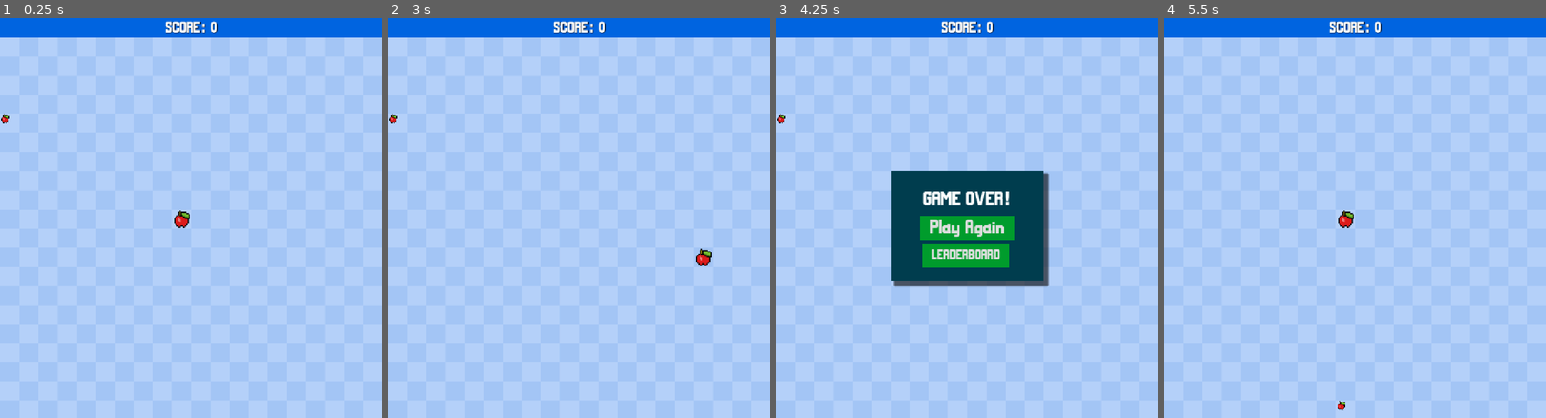
Above: before the commit, frames 1-4 (left to right).
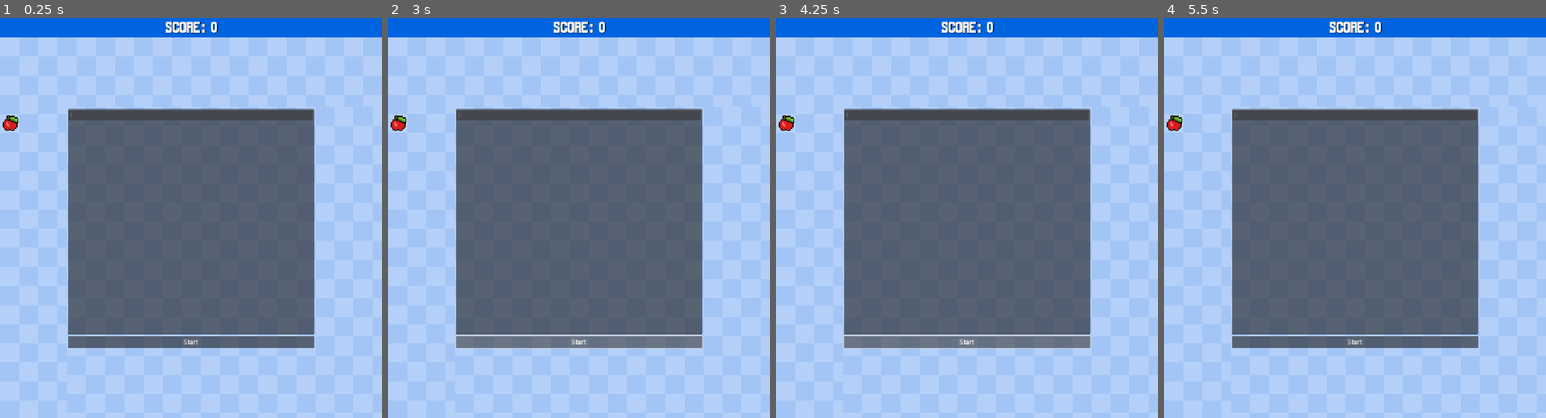
Above: after the commit, the same moments.

Repository: Magnaye16/snake_game-main
Game: Godot game, scene res://scenes/main.tscn
Same seed, same stepped clock (60 frames per second), same inputs: the game is played once before the commit and once after it.
Inputs (mouse positions are in pixels of both pictures, inside the frame that each line leads up to):
- Up to frame 1 (0.25 s): no input
- Up to frame 2 (3 s): click (579, 342) at 0.5 s, where only the run after the commit has a clickable "Start"; click (579, 342) at 1.25 s, where only the run after the commit has a clickable "Start"; tap Enter at 2 s; hold D (move_right) 2.03-2.78 s; hold S (move_down) from 2.78 s (still down)
- Up to frame 3 (4.25 s): release S (move_down) at 3.53 s; hold D (move_right) from 3.53 s (still down)
- Up to frame 4 (5.5 s): release D (move_right) at 4.25 s; click "Play Again" at 4.25 s; click (1355, 230) at 5 s, where only the run after the commit has a clickable "Play Again"

The runs differ from the first frame. In frame 1, 38% of the frame differs, in the area x 0-83%, y 22-83%; in frame 2, 39%, in the area x 0-85%, y 22-83%; in frame 3, 38%; in frame 4, 38%.

Commit message:
pasuko na HAHAHAHA
cpu
code edit UI
snek bugs

Diff:
--- /dev/null
+++ b/AI/cpu.gd
@@ -0,0 +1,72 @@
+extends Node2D
+class_name CPU
+
+
+var has_up_request:bool = false
+var has_down_request:bool = false
+var has_left_request:bool = false
+var has_right_request:bool = false
+
+var has_duck_request:bool = false
+
+@export var snek:Snakehead
+
+func _init(_snake:Snakehead) -> void:
+	snek = _snake
+
+func get_speed()->float:
+	return snek.runner.speed
+
+func init_state():
+	clear_requests()
+
+
+func clear_requests():
+	has_up_request = false
+	has_down_request = false
+	has_left_request = false
+	has_right_request = false
+
+
+func go_up():
+	has_up_request = true
+func go_down():
+	has_down_request = true
+func go_left():
+	has_left_request = true
+func go_right():
+	has_right_request = true
+
+func get_visible_objs():
+	return snek.get_tree().get_nodes_in_group("obstacle") as Array[Foods]
+
+func get_nearest_obs():
+	var nearest:Foods
+	var nearest_dist:float = 0
+
+	for obs in get_visible_objs():
+		if not nearest:
+			nearest = obs
+			nearest_dist = snek.global_position.distance_to(obs.global_position)
+			continue
+
+		if snek.global_position.distance_to(obs.global_position) < nearest_dist:
+			nearest = obs
+			nearest_dist = snek.global_position.distance_to(obs.global_position)
+
+	return nearest
+
+func init():
+	#jump()
+	pass
+
+
+func loop(delta:float):
+	#clear_requests()
+	#
+	#var nearest:Obstacle = get_nearest_obs()
+	#if nearest:print(snake.global_position.distance_to(nearest.global_position))
+	#print(nearest)
+	#
+	#if nearest and snake.global_position.distance_to(nearest.global_position)< 150 :jump()
+	pass
--- /dev/null
+++ b/AI/cpu.tscn
@@ -0,0 +1,6 @@
+[gd_scene load_steps=2 format=3 uid="uid://r3pfruhf1e52"]
+
+[ext_resource type="Script" uid="uid://dkcpqgg1n8cdf" path="res://AI/cpu.gd" id="1_0rpd4"]
+
+[node name="Node2D" type="Node2D"]
+script = ExtResource("1_0rpd4")
--- /dev/null
+++ b/code_edit.gd
@@ -0,0 +1,24 @@
+extends Control
+@onready var code_edit: Gameboard = $VBoxContainer/CodeEdit
+
+# Called when the node enters the scene tree for the first time.
+func _ready() -> void:
+	pass # Replace with function body.
+
+
+# Called every frame. 'delta' is the elapsed time since the previous frame.
+func _process(delta: float) -> void:
+	pass
+
+
+func _on_button_pressed() -> void:
+	var runner:Runner =  get_parent().get_parent()
+	runner.process_mode = Node.PROCESS_MODE_ALWAYS
+	hide()
+
+	var script = GDScript.new()
+	var code:="extends CPU \n" + code_edit.text
+
+	script.source_code = code
+	script.reload(true)
+	runner.Snakehead.cpu  = script.new(runner.Snakeheads)
--- /dev/null
+++ b/code_edit.tscn
@@ -0,0 +1,60 @@
+[gd_scene load_steps=6 format=3 uid="uid://4w4s57dd133s"]
+
+[ext_resource type="Texture2D" uid="uid://bj2ambwei5ogi" path="res://assets/bg.png" id="1_l1kfe"]
+[ext_resource type="Script" uid="uid://bg70iub8tobgn" path="res://code_edit.gd" id="1_mm888"]
+[ext_resource type="PackedScene" uid="uid://tmcq5gpw66gu" path="res://scenes/hud.tscn" id="2_mm888"]
+[ext_resource type="Script" uid="uid://dny3kfkc27on0" path="res://code_editor.gd" id="4_5kt5r"]
+
+[sub_resource type="CodeHighlighter" id="CodeHighlighter_5kt5r"]
+
+[node name="Control" type="Control"]
+layout_mode = 3
+anchors_preset = 8
+anchor_left = 0.5
+anchor_top = 0.5
+anchor_right = 0.5
+anchor_bottom = 0.5
+offset_left = -325.0
+offset_top = -341.0
+offset_right = 323.0
+offset_bottom = 340.0
+grow_horizontal = 2
+grow_vertical = 2
+script = ExtResource("1_mm888")
+
+[node name="Background" type="Sprite2D" parent="."]
+position = Vector2(500, 550)
+texture = ExtResource("1_l1kfe")
+
+[node name="Hud" parent="." instance=ExtResource("2_mm888")]
+visible = false
+
+[node name="VBoxContainer" type="VBoxContainer" parent="."]
+layout_mode = 0
+offset_left = 2.0
+offset_top = 55.0
+offset_right = 647.0
+offset_bottom = 680.0
+
+[node name="CodeEdit" type="CodeEdit" parent="VBoxContainer"]
+layout_mode = 2
+size_flags_vertical = 3
+caret_blink = true
+syntax_highlighter = SubResource("CodeHighlighter_5kt5r")
+highlight_all_occurrences = true
+highlight_current_line = true
+symbol_lookup_on_click = true
+line_folding = true
+gutters_draw_line_numbers = true
+gutters_zero_pad_line_numbers = true
+gutters_draw_fold_gutter = true
+code_completion_enabled = true
+indent_automatic = true
+auto_brace_completion_enabled = true
+auto_brace_completion_highlight_matching = true
+script = ExtResource("4_5kt5r")
+
+[node name="Button" type="Button" parent="VBoxContainer"]
+layout_mode = 2
+text = "Start
+"
--- /dev/null
+++ b/code_editor.gd
@@ -0,0 +1,28 @@
+extends CodeEdit
+class_name Gameboard
+
+@onready  var button: Button = $"../Button"
+
+
+
+
+func _ready() -> void:
+	add_comment_delimiter("/*","*/")
+	add_comment_delimiter("//","",true)
+	#set_code_hint("ti")
+	text_changed.connect(request_code_completion)
+
+	#syntax_highlighter.
+
+func _request_code_completion(force: bool) -> void:
+
+	var word := get_text_for_code_completion()
+
+	for method in CPU.new(Snakehead.new()).get_method_list():
+		var func_name :String= method.name
+
+
+		if word in func_name : continue
+		add_code_completion_option(KIND_FUNCTION,method.name,method.name)
+
+	update_code_completion_options(force)
--- a/project.godot
+++ b/project.godot
@@ -25,6 +25,10 @@
 
 project/assembly_name="snake_tutorial"
 
+[editor_plugins]
+
+enabled=PackedStringArray()
+
 [input]
 
 move_left={
--- /dev/null
+++ b/scenes/foods.gd
@@ -0,0 +1,11 @@
+extends Area2D
+class_name Foods
+
+# Called when the node enters the scene tree for the first time.
+func _ready() -> void:
+	pass # Replace with function body.
+
+
+# Called every frame. 'delta' is the elapsed time since the previous frame.
+func _process(delta: float) -> void:
+	pass
--- /dev/null
+++ b/scenes/foods.tscn
@@ -0,0 +1,19 @@
+[gd_scene load_steps=4 format=3 uid="uid://dd5d25hy77w23"]
+
+[ext_resource type="Script" uid="uid://dwwwnjdf2cnno" path="res://scenes/foods.gd" id="1_ioic1"]
+[ext_resource type="Texture2D" uid="uid://dxyvfago0gd5f" path="res://assets/apple.png" id="2_eri7n"]
+
+[sub_resource type="CircleShape2D" id="CircleShape2D_ioic1"]
+radius = 20.025
+
+[node name="foods" type="Area2D"]
+script = ExtResource("1_ioic1")
+
+[node name="Food" type="Sprite2D" parent="."]
+scale = Vector2(1.02, 0.96)
+texture = ExtResource("2_eri7n")
+offset = Vector2(25, 25)
+
+[node name="CollisionShape2D" type="CollisionShape2D" parent="."]
+position = Vector2(24, 27)
+shape = SubResource("CircleShape2D_ioic1")
--- a/scenes/game_over_menu.tscn
+++ b/scenes/game_over_menu.tscn
@@ -114,6 +114,7 @@
 offset_bottom = 429.0
 
 [node name="BackMenuButton" type="Button" parent="LeaderBoardPanel"]
+layout_mode = 0
 offset_left = 79.0
 offset_top = 462.0
 offset_right = 320.0
--- a/scenes/main.gd
+++ b/scenes/main.gd
@@ -1,9 +1,12 @@
 extends Node
+class_name  Runner
 
 #@export var snake_scene : PackedScene
 
 @export var snake_head : PackedScene
 @export var snake_segment : PackedScene
+@export var snek:Snakehead
+var cpu:CPU
 
 
 #game variables
@@ -71,6 +74,7 @@
 
 # Called every frame. 'delta' is the elapsed time since the previous frame.
 func _process(delta):
+	#snek.cpu.clear_request()
 	move_snake()
 
 func move_snake():
--- a/scenes/main.tscn
+++ b/scenes/main.tscn
@@ -7,6 +7,7 @@
 [ext_resource type="PackedScene" uid="uid://tmcq5gpw66gu" path="res://scenes/hud.tscn" id="3_s77pf"]
 [ext_resource type="Texture2D" uid="uid://dxyvfago0gd5f" path="res://assets/apple.png" id="5_sxedt"]
 [ext_resource type="PackedScene" uid="uid://cad25ojl47q8" path="res://scenes/game_over_menu.tscn" id="6_xkat8"]
+[ext_resource type="PackedScene" uid="uid://4w4s57dd133s" path="res://code_edit.tscn" id="8_tipki"]
 
 [node name="Main" type="Node"]
 script = ExtResource("1_fmw02")
@@ -23,8 +24,7 @@
 wait_time = 0.1
 
 [node name="Food" type="Sprite2D" parent="."]
-position = Vector2(12.5, 12.5)
-scale = Vector2(0.5, 0.5)
+scale = Vector2(1.02, 0.96)
 texture = ExtResource("5_sxedt")
 offset = Vector2(25, 25)
 
@@ -36,5 +36,9 @@
 offset_right = 50.0
 offset_bottom = 50.0
 
+[node name="CodeHUD" type="CanvasLayer" parent="."]
+
+[node name="Control" parent="CodeHUD" instance=ExtResource("8_tipki")]
+
 [connection signal="timeout" from="MoveTimer" to="." method="_on_move_timer_timeout"]
 [connection signal="restart" from="GameOverMenu" to="." method="_on_game_over_menu_restart"]
--- /dev/null
+++ b/scenes/snake_head.gd
@@ -0,0 +1,16 @@
+extends Node2D
+class_name Snakehead
+
+
+@export var runner:Runner
+var cpu:CPU
+
+# Called when the node enters the scene tree for the first time.
+func _ready() -> void:
+	cpu  = CPU.new(self)
+
+
+
+# Called every frame. 'delta' is the elapsed time since the previous frame.
+func _process(delta: float) -> void:
+	pass
--- a/scenes/snake_head.tscn
+++ b/scenes/snake_head.tscn
@@ -1,8 +1,39 @@
-[gd_scene load_steps=2 format=3 uid="uid://mv0qkpiwooyr"]
+[gd_scene load_steps=7 format=3 uid="uid://mv0qkpiwooyr"]
 
-[ext_resource type="Texture2D" uid="uid://dxyvfago0gd5f" path="res://assets/apple.png" id="1_iusa3"]
+[ext_resource type="Texture2D" uid="uid://daa6mu72ooys" path="res://assets/pac_man_hd_sprites_by_saidgthegreat_dhdxdls-375w-2x-removebg-preview.png" id="1_iusa3"]
+[ext_resource type="Script" uid="uid://crqv0n8c8ngl8" path="res://scenes/snake_head.gd" id="1_oa4ia"]
+
+[sub_resource type="AtlasTexture" id="AtlasTexture_oa4ia"]
+atlas = ExtResource("1_iusa3")
+region = Rect2(64, 0, 32, 32)
+
+[sub_resource type="AtlasTexture" id="AtlasTexture_p4i03"]
+atlas = ExtResource("1_iusa3")
+region = Rect2(0, 0, 32, 32)
+
+[sub_resource type="AtlasTexture" id="AtlasTexture_cf3pd"]
+atlas = ExtResource("1_iusa3")
+region = Rect2(32, 0, 32, 32)
+
+[sub_resource type="SpriteFrames" id="SpriteFrames_v8gl1"]
+animations = [{
+"frames": [{
+"duration": 1.0,
+"texture": SubResource("AtlasTexture_oa4ia")
+}, {
+"duration": 1.0,
+"texture": SubResource("AtlasTexture_p4i03")
+}, {
+"duration": 1.0,
+"texture": SubResource("AtlasTexture_cf3pd")
+}],
+"loop": true,
+"name": &"default",
+"speed": 8.0
+}]
 
 [node name="SnakeHead" type="Node2D"]
+script = ExtResource("1_oa4ia")
 
 [node name="Panel" type="Panel" parent="."]
 visible = false
@@ -12,4 +43,10 @@
 [node name="Sprite2D" type="Sprite2D" parent="."]
 position = Vector2(24.5, 25)
 scale = Vector2(0.98, 1)
-texture = ExtResource("1_iusa3")
+
+[node name="AnimatedSprite2D" type="AnimatedSprite2D" parent="Sprite2D"]
+position = Vector2(0.510203, 5.96046e-08)
+scale = Vector2(1.59439, 1.5625)
+sprite_frames = SubResource("SpriteFrames_v8gl1")
+autoplay = "default"
+frame_progress = 0.415217
--- a/scenes/snake_segment.tscn
+++ b/scenes/snake_segment.tscn
@@ -1,23 +1,15 @@
 [gd_scene load_steps=3 format=3 uid="uid://beaa828xfn3nx"]
 
-[ext_resource type="Texture2D" uid="uid://db6aopjmw0l0p" path="res://assets/icons8-caliper-100.png" id="1_1sg3p"]
+[ext_resource type="Texture2D" uid="uid://dxyvfago0gd5f" path="res://assets/apple.png" id="1_1sg3p"]
 
-[sub_resource type="StyleBoxFlat" id="StyleBoxFlat_mb3th"]
-border_width_left = 1
-border_width_top = 1
-border_width_right = 1
-border_width_bottom = 1
-corner_radius_top_left = 5
-corner_radius_top_right = 5
-corner_radius_bottom_right = 5
-corner_radius_bottom_left = 5
+[sub_resource type="StyleBoxEmpty" id="StyleBoxEmpty_1sg3p"]
 
 [node name="SnakeSegment" type="Panel" groups=["segments"]]
 offset_right = 50.0
 offset_bottom = 50.0
-theme_override_styles/panel = SubResource("StyleBoxFlat_mb3th")
+theme_override_styles/panel = SubResource("StyleBoxEmpty_1sg3p")
 
 [node name="SnakeSegment" type="Sprite2D" parent="."]
 position = Vector2(24.5, 24.5)
-scale = Vector2(0.49, 0.49)
+scale = Vector2(0.98, 0.98)
 texture = ExtResource("1_1sg3p")
Not shown, added: AI/cpu.gd.uid
Not shown, added: addons/Gameboard/Gameboard.tscn
Not shown, added: addons/Gameboard/Plugin.cs.uid
Not shown, added: addons/Gameboard/Scripts/AndroidClient/GameboardAndroidService.cs.uid
Not shown, added: addons/Gameboard/Scripts/Controllers/AssetController.cs.uid
Not shown, added: addons/Gameboard/Scripts/Controllers/ButtonController.cs.uid
Not shown, added: addons/Gameboard/Scripts/Controllers/CardController.cs.uid
Not shown, added: addons/Gameboard/Scripts/Controllers/DeviceEventController.cs.uid
Not shown, added: addons/Gameboard/Scripts/Controllers/DiceRollController.cs.uid
Not shown, added: addons/Gameboard/Scripts/Controllers/DrawerController.cs.uid
Not shown, added: addons/Gameboard/Scripts/Controllers/EngagementController.cs.uid
Not shown, added: addons/Gameboard/Scripts/Controllers/GridController.cs.uid
(and 40 more such lines)
